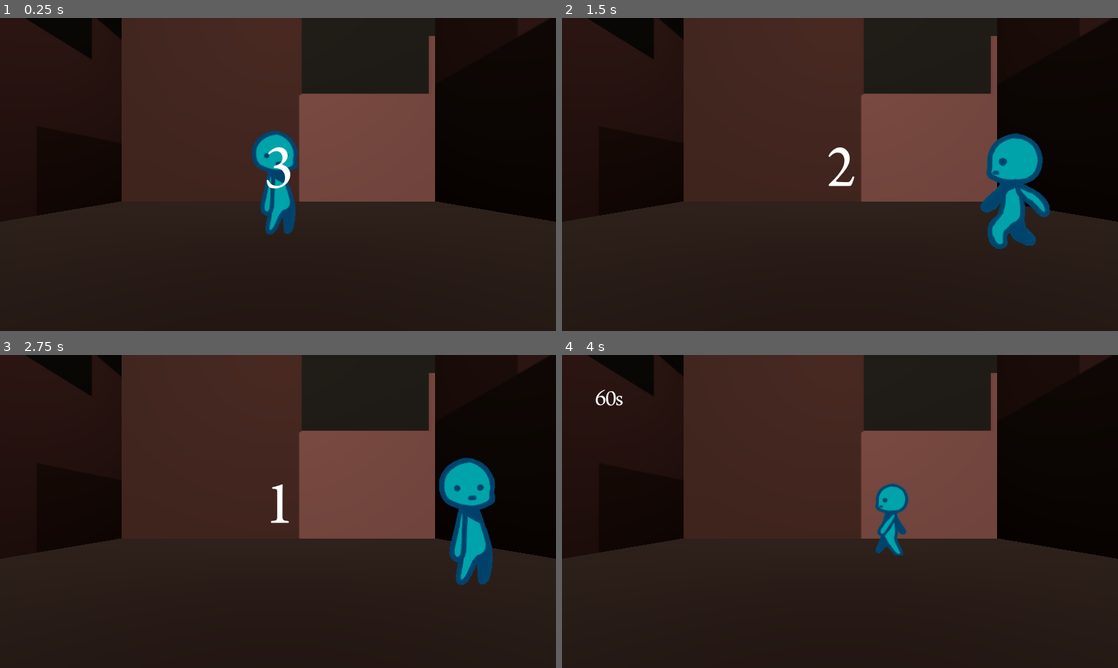
Above: before the commit, frames 1-4 (two rows, left to right).
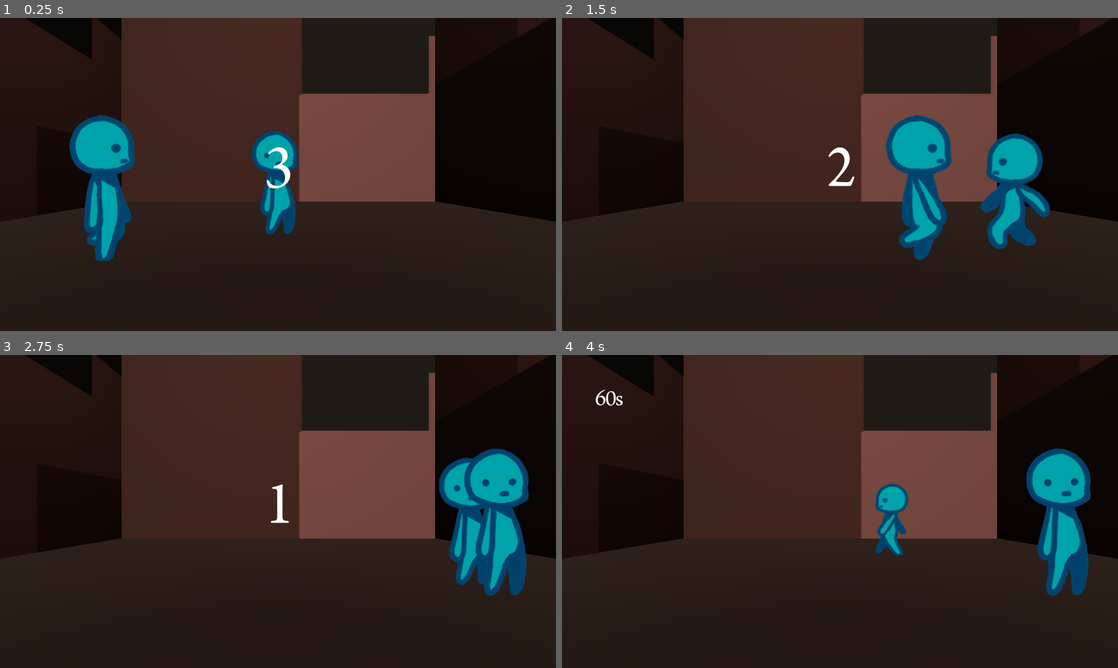
Above: after the commit, the same moments.

Repository: eigenstuffs/SRS
Game: Godot game, scene res://tools/minigames/library/library.tscn
The game is run twice, just before and just after one commit, with the same random seed, the same clock (stepped at 60 frames per second) and the same inputs. This scene is started directly instead of the project's main scene.
Inputs (mouse positions are in pixels of both pictures, inside the frame that each line leads up to):
- Up to frame 1 (0.25 s): no input
- Up to frame 2 (1.5 s): tap Enter (ui_accept) at 0.5, 0.77 s; move the mouse to (962, 158) at 0.52 s; hold Right (ui_right) 0.53-1.28 s; click (962, 158) at 0.6 s; move the mouse to (728, 190) at 1.27 s; hold Down (ui_down) from 1.28 s (still down); click (728, 190) at 1.35 s
- Up to frame 3 (2.75 s): tap Enter (ui_accept) at 1.52 s; move the mouse to (333, 442) at 2.02 s; release Down (ui_down) at 2.03 s; hold Right (ui_right) from 2.03 s (still down); click (333, 442) at 2.1 s
- Up to frame 4 (4 s): move the mouse to (812, 574) at 2.77 s; release Right (ui_right) at 2.78 s; hold Up (ui_up) 2.78-3.53 s; click (812, 574) at 2.85 s; tap Enter (ui_accept) at 3.02, 3.77 s; move the mouse to (1006, 558) at 3.52 s; hold Left (ui_left) from 3.53 s (still down); click (1006, 558) at 3.6 s

The runs differ from the first frame. In frame 1, 3.5% of the frame differs, in the area x 12-25%, y 30-78%; in frame 2, 3.5%; in frame 3, 3.3%; in frame 4, 3.8%, in the area x 83-96%, y 29-77%.

Commit message:
wandering npc (unfinished)

Diff:
--- /dev/null
+++ b/scenes/actors/WanderingNPC.gd
@@ -0,0 +1,57 @@
+extends CharacterBody3D
+
+class_name WanderingNPC
+
+const SPEED = 1.5
+const JUMP_VELOCITY = 1.5
+
+var gravity = ProjectSettings.get_setting("physics/3d/default_gravity")
+var dir = Vector2.RIGHT
+var turning = false
+
+func _physics_process(delta):
+	if Global.can_move:
+		if not is_on_floor():
+			velocity.y -= gravity * delta
+
+		var direction = Vector3(1, 0, 0).normalized()
+
+		if direction:
+			velocity.x = direction.x * SPEED
+			velocity.z = direction.z * SPEED
+
+			var last_dir = dir
+
+			if velocity.x > 0:
+				dir = Vector2.RIGHT
+			else:
+				dir = Vector2.LEFT
+
+			if dir != last_dir:
+				if dir == Vector2.RIGHT:
+					$Sprite3D.scale = Vector3(0.5,0.5,0.5)
+				else:
+					$Sprite3D.scale = Vector3(-0.5,0.5,0.5)
+				if not turning:
+					var a = create_tween()
+					turning = true
+					a.tween_property($Sprite3D, "position", $Sprite3D.position + Vector3(0,.1,0), 0.1)
+					await a.finished
+					a = create_tween()
+					a.tween_property($Sprite3D, "position", $Sprite3D.position - Vector3(0,.1,0), 0.1)
+					await a.finished
+					turning = false
+		else:
+			velocity.x = move_toward(velocity.x, 0, SPEED)
+			velocity.z = move_toward(velocity.z, 0, SPEED)
+
+		move_and_slide()
+	else:
+		velocity = Vector3.ZERO
+	anim_handler()
+
+func anim_handler():
+	if velocity != Vector3.ZERO:
+		$AnimationPlayer.play("Walk")
+	else:
+		$AnimationPlayer.play("Idle")
--- /dev/null
+++ b/scenes/actors/wandering_npc.tscn
@@ -0,0 +1,81 @@
+[gd_scene load_steps=8 format=3 uid="uid://c10ia86b7pi7n"]
+
+[ext_resource type="Script" path="res://scenes/actors/WanderingNPC.gd" id="1_qrpnh"]
+[ext_resource type="Texture2D" uid="uid://bgkaa7x1ip882" path="res://assets/mc.png" id="2_5eogw"]
+
+[sub_resource type="BoxShape3D" id="BoxShape3D_0hq8b"]
+size = Vector3(0.5, 1, 0.02)
+
+[sub_resource type="Animation" id="Animation_ckuo8"]
+resource_name = "Idle"
+length = 0.7
+loop_mode = 1
+tracks/0/type = "value"
+tracks/0/imported = false
+tracks/0/enabled = true
+tracks/0/path = NodePath("Sprite3D:frame")
+tracks/0/interp = 1
+tracks/0/loop_wrap = true
+tracks/0/keys = {
+"times": PackedFloat32Array(0, 0.1, 0.2, 0.3, 0.4, 0.5, 0.6),
+"transitions": PackedFloat32Array(1, 1, 1, 1, 1, 1, 1),
+"update": 1,
+"values": [8, 9, 10, 11, 12, 13, 14]
+}
+
+[sub_resource type="Animation" id="Animation_pufkb"]
+length = 0.001
+tracks/0/type = "value"
+tracks/0/imported = false
+tracks/0/enabled = true
+tracks/0/path = NodePath("Sprite3D:frame")
+tracks/0/interp = 1
+tracks/0/loop_wrap = true
+tracks/0/keys = {
+"times": PackedFloat32Array(0),
+"transitions": PackedFloat32Array(1),
+"update": 1,
+"values": [0]
+}
+
+[sub_resource type="Animation" id="Animation_v0qtm"]
+resource_name = "Walk"
+length = 0.8
+loop_mode = 1
+tracks/0/type = "value"
+tracks/0/imported = false
+tracks/0/enabled = true
+tracks/0/path = NodePath("Sprite3D:frame")
+tracks/0/interp = 1
+tracks/0/loop_wrap = true
+tracks/0/keys = {
+"times": PackedFloat32Array(0, 0.1, 0.2, 0.3, 0.4, 0.5, 0.6, 0.7),
+"transitions": PackedFloat32Array(1, 1, 1, 1, 1, 1, 1, 1),
+"update": 1,
+"values": [0, 1, 2, 3, 4, 5, 6, 7]
+}
+
+[sub_resource type="AnimationLibrary" id="AnimationLibrary_phpi8"]
+_data = {
+"Idle": SubResource("Animation_ckuo8"),
+"RESET": SubResource("Animation_pufkb"),
+"Walk": SubResource("Animation_v0qtm")
+}
+
+[node name="WanderingNPC" type="CharacterBody3D"]
+script = ExtResource("1_qrpnh")
+
+[node name="CollisionShape3D" type="CollisionShape3D" parent="."]
+transform = Transform3D(1, 0, 0, 0, 1, 0, 0, 0, 1, 0, -0.0472371, 0)
+shape = SubResource("BoxShape3D_0hq8b")
+
+[node name="Sprite3D" type="Sprite3D" parent="."]
+transform = Transform3D(0.5, 0, 0, 0, 0.5, 0, 0, 0, 0.5, 0, 0, 0)
+texture = ExtResource("2_5eogw")
+hframes = 8
+vframes = 2
+
+[node name="AnimationPlayer" type="AnimationPlayer" parent="."]
+libraries = {
+"": SubResource("AnimationLibrary_phpi8")
+}
--- a/tools/minigames/library/library.tscn
+++ b/tools/minigames/library/library.tscn
@@ -1,10 +1,11 @@
-[gd_scene load_steps=15 format=3 uid="uid://ds8qr6whupx03"]
+[gd_scene load_steps=16 format=3 uid="uid://ds8qr6whupx03"]
 
 [ext_resource type="Script" path="res://tools/minigames/library/library.gd" id="1_nyx3m"]
 [ext_resource type="Texture2D" uid="uid://ucktysloxbk5" path="res://assets/placeholder.png" id="2_1gj0h"]
 [ext_resource type="Script" path="res://tools/minigames/library/Timers.gd" id="2_ffkao"]
 [ext_resource type="Texture2D" uid="uid://3ig7k3kf4uhq" path="res://assets/background layer.png" id="3_4d66f"]
 [ext_resource type="PackedScene" uid="uid://ci1t3lpmt68a2" path="res://scenes/player/player.tscn" id="3_8scwb"]
+[ext_resource type="PackedScene" uid="uid://c10ia86b7pi7n" path="res://scenes/actors/wandering_npc.tscn" id="5_tfw12"]
 
 [sub_resource type="BoxShape3D" id="BoxShape3D_o262n"]
 size = Vector3(10, 1, 10)
@@ -187,6 +188,9 @@
 [node name="Player" parent="." instance=ExtResource("3_8scwb")]
 transform = Transform3D(1, 0, 0, 0, 1, 0, 0, 0, 1, 0, 0.5, 2)
 
+[node name="WanderingNPC" parent="." instance=ExtResource("5_tfw12")]
+transform = Transform3D(1, 0, 0, 0, 1, 0, 0, 0, 1, -1.82411, 0.388474, 2.59941)
+
 [connection signal="startTimeOver" from="CanvasLayer/Overlay/Timers" to="CanvasLayer/Overlay/Timers" method="_on_start_time_over"]
 [connection signal="timeout" from="CanvasLayer/Overlay/Timers/GameTimer/GameTime" to="CanvasLayer/Overlay/Timers" method="_on_game_time_timeout"]
 [connection signal="timeout" from="CanvasLayer/Overlay/Timers/StartTimer/StartTime" to="CanvasLayer/Overlay/Timers" method="_on_start_time_timeout"]
